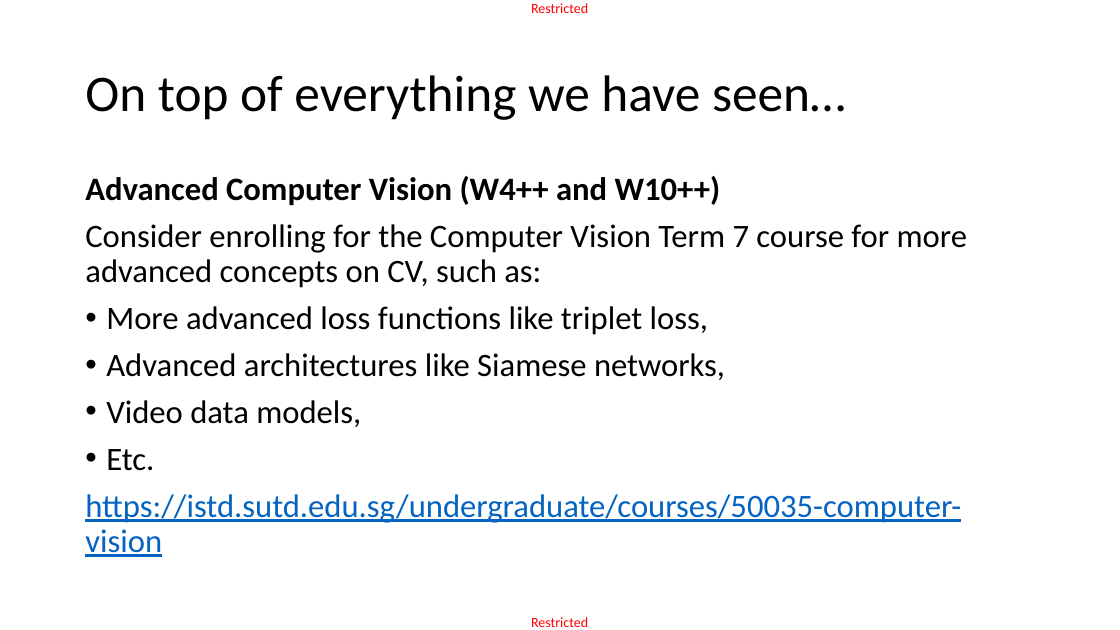
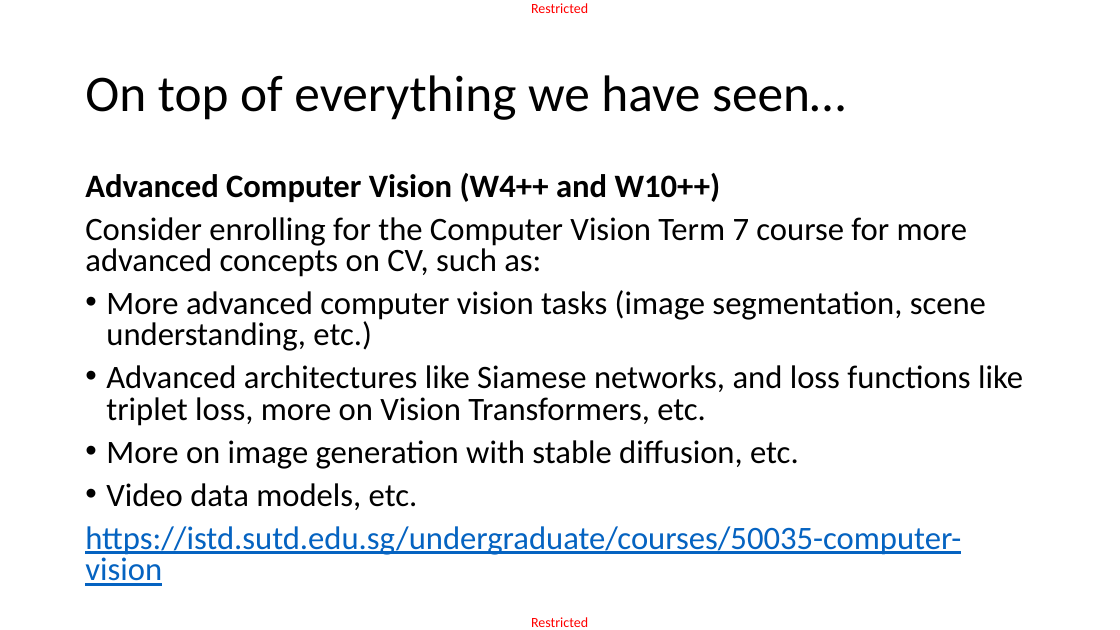
Before and after one commit to matthieudemari/SUTD_DL_50_039, a slide deck: slide 5 of W13/W13S1/W13End.pptx. Drawn at 1120x630 pixels with LibreOffice and Linux fonts; fonts in the diff are those of the drawing. Boxes give left, top, right and bottom in pixels: in the first picture for what was removed or moved away, otherwise in the second. Text is boxed around its words. In the diff, an @@ line names an element or a change of style, - is before the commit and + after.

```diff
--- a/W13/W13S1/W13End.pptx
+++ b/W13/W13S1/W13End.pptx
@@ text at (85, 173, 967, 586): line spacing 0.9 to 0.8 @@
@@ text at (106, 290, 1023, 510): text changed @@
-• More advanced loss functions like triplet loss,
-• Advanced architectures like Siamese networks,
-• Video data models,
-• Etc.
+• More advanced computer vision tasks (image segmentation, scene understanding, etc.)
+• Advanced architectures like Siamese networks, and loss functions like triplet loss, more on Vision Transformers, etc.
+• More on image generation with stable diffusion, etc.
+• Video data models, etc.
```
Also in this commit, not shown: 8 other slides changed, 2 slides added, 3 other files.
